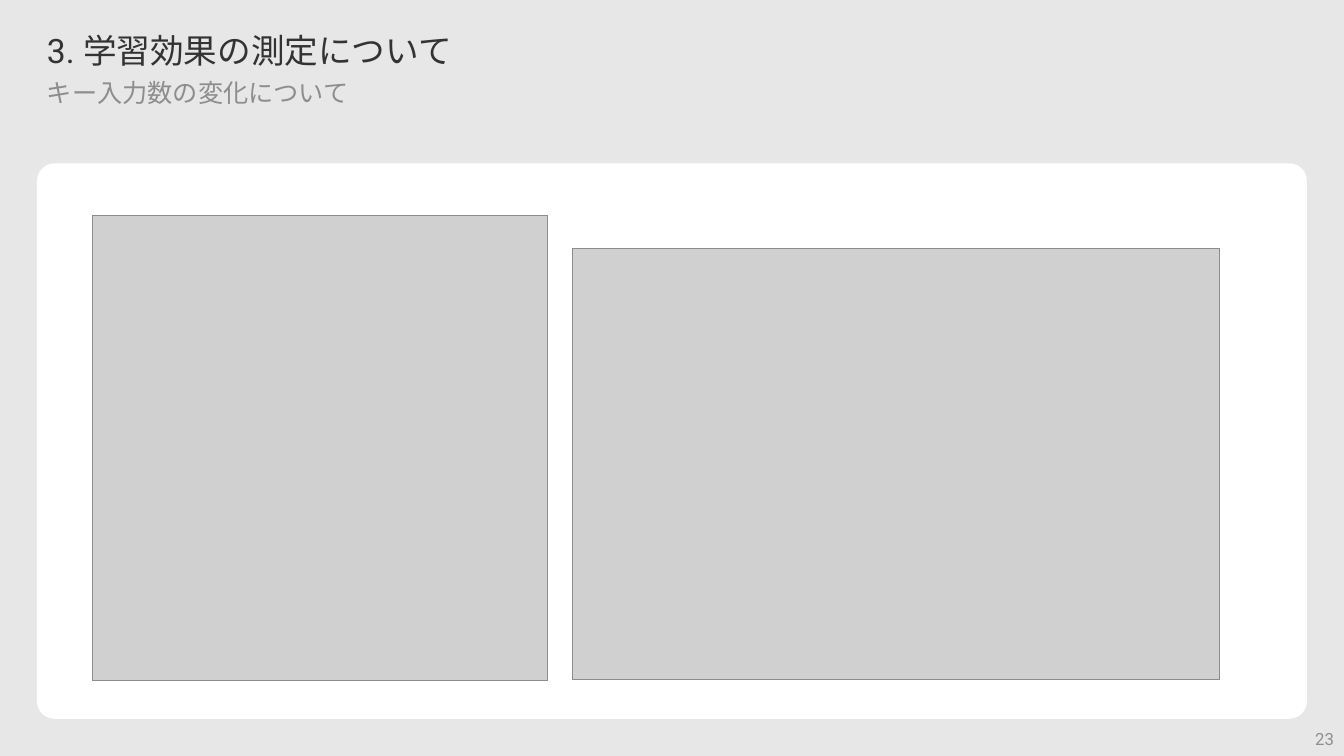
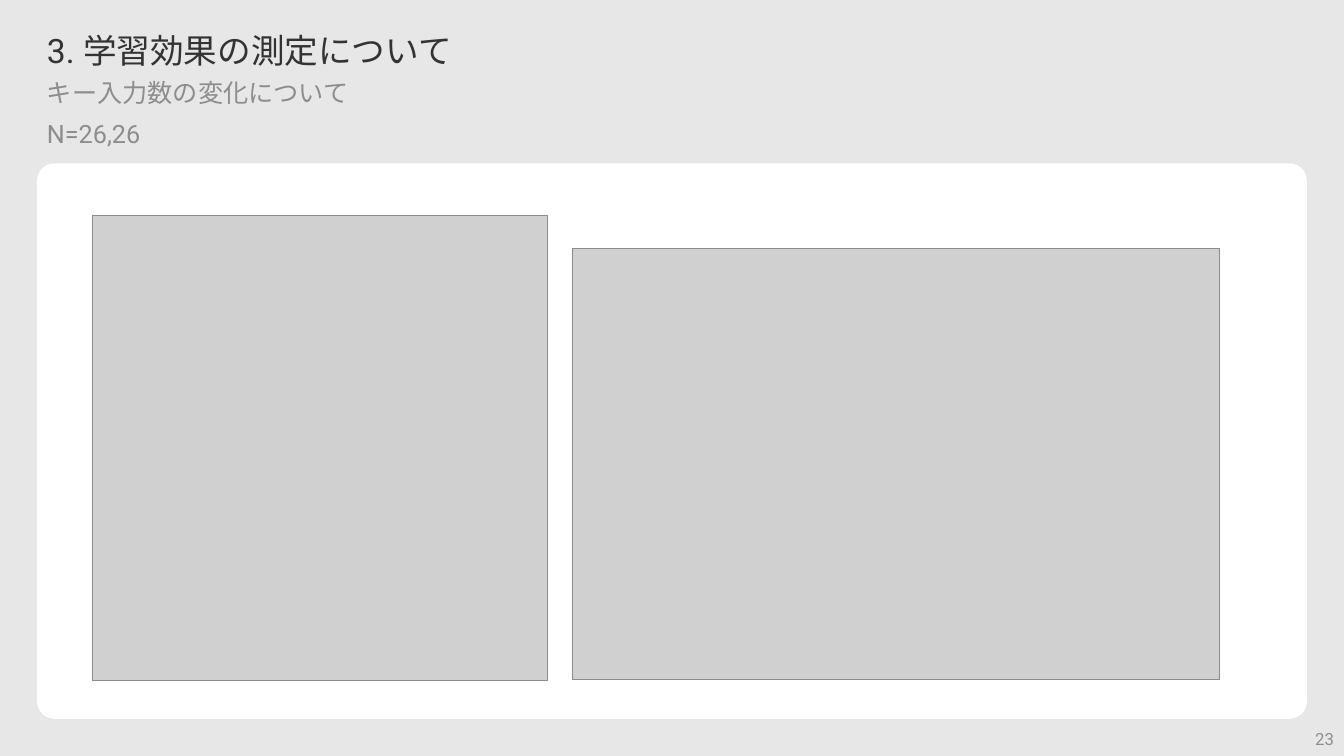
Before and after one commit to kobakazu0429/knct-thesis, a slide deck: slide 23 of S2特別研究/slide.pptx. Drawn at 1344x756 pixels with LibreOffice and Linux fonts; fonts in the diff are those of the drawing; grey boxes stand for pictures. Boxes give left, top, right and bottom in pixels: in the first picture for what was removed or moved away, otherwise in the second. Text is boxed around its words. In the diff, an @@ line names an element or a change of style, - is before the commit and + after.

```diff
--- a/S2特別研究/slide.pptx
+++ b/S2特別研究/slide.pptx
@@ text at (x1=47, y1=125, x2=140, y2=146): paragraph added @@
+N=26,26
```
Also in this commit, not shown: 3 other slides changed, 7 other files.
